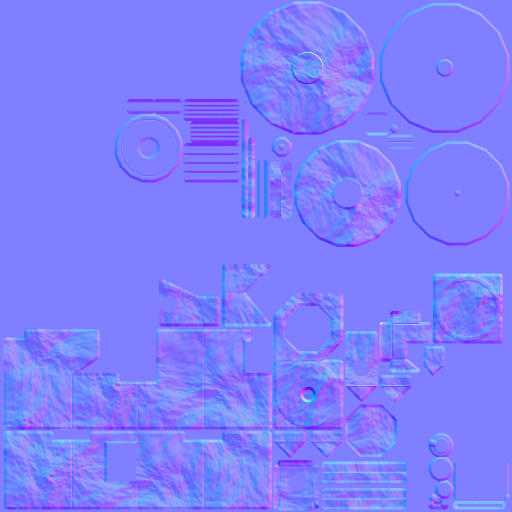
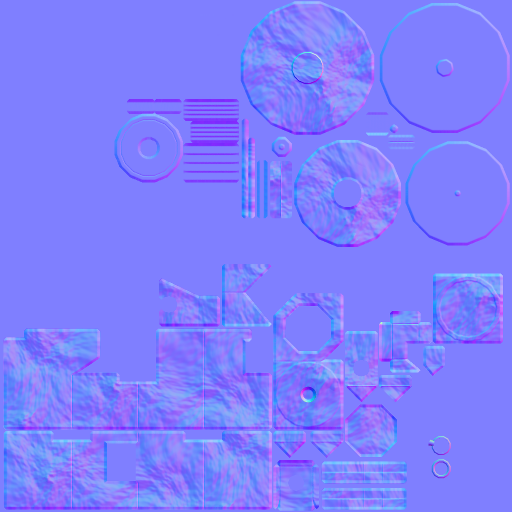
Revision of a layered 512 × 512 image; what changed, layer by layer:
painted on "_bevel #1" over [428, 433, 510, 510]
painted on "_bevel" over [428, 433, 510, 510]
painted on "Warstwa" over [428, 436, 451, 479]
